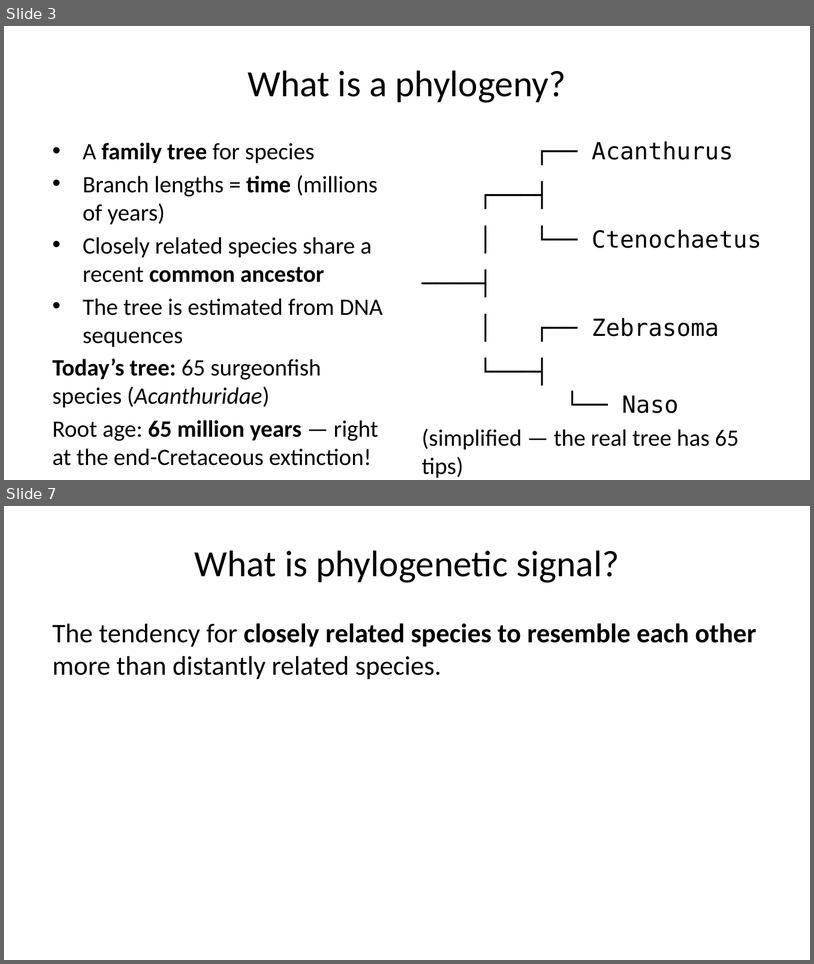
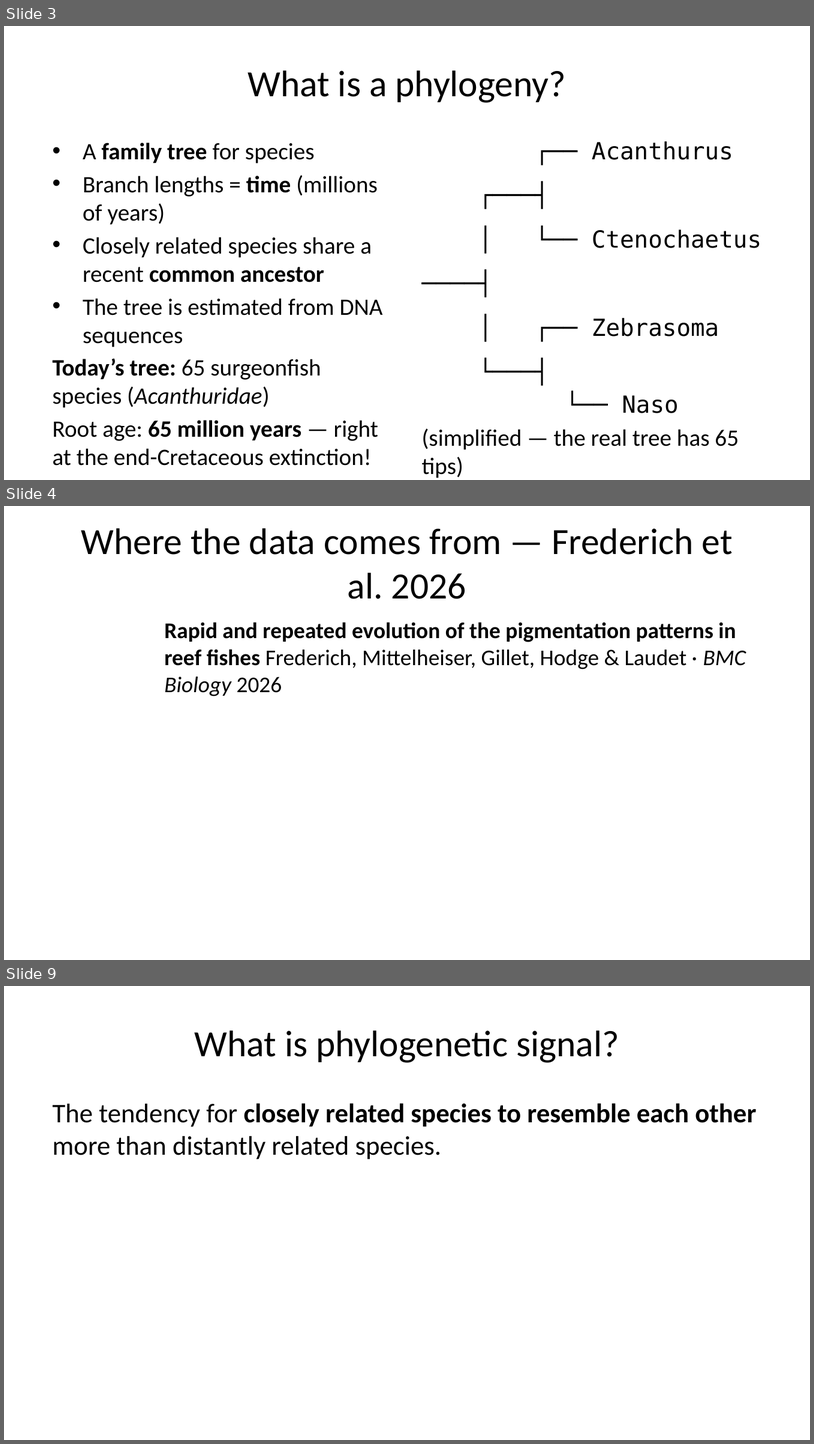
Before and after one commit to michaelalfaro/eeb187-demos, a slide deck: slides/demo7-intro-slides.pptx. Shown one above the other, each under a label of ours: slides 3 and 7 before the commit, slides 3, 4 and 9 after it; the slides between them are not shown. The pictures are 814x964 and 814x1444 pixels, drawn with LibreOffice and Linux fonts; fonts in the diff are those of the drawing. Boxes give left, top, right and bottom in pixels: in the first picture for what was removed or moved away, otherwise in the second. Text is boxed around its words. In the diff, an @@ line names an element or a change of style, - is before the commit and + after.

```diff
--- a/slides/demo7-intro-slides.pptx
+++ b/slides/demo7-intro-slides.pptx
@@ slide 4 added at [4, 506, 810, 960], background #FFFFFF @@
@@ title added at [81, 528, 733, 599], 33 pt, text #000000 @@
+Where the data comes from — Frederich et al. 2026
@@ text added at [164, 622, 747, 696], 20 pt, text #000000, bold @@
+Rapid and repeated evolution of the pigmentation patterns in reef fishes Frederich, Mittelheiser, Gillet, Hodge & Laudet · BMC Biology 2026
@@ what was slide 7 is now slide 9 @@
```
Also in this commit, not shown: 4 other slides added, 3 slides removed, 29 other files.
